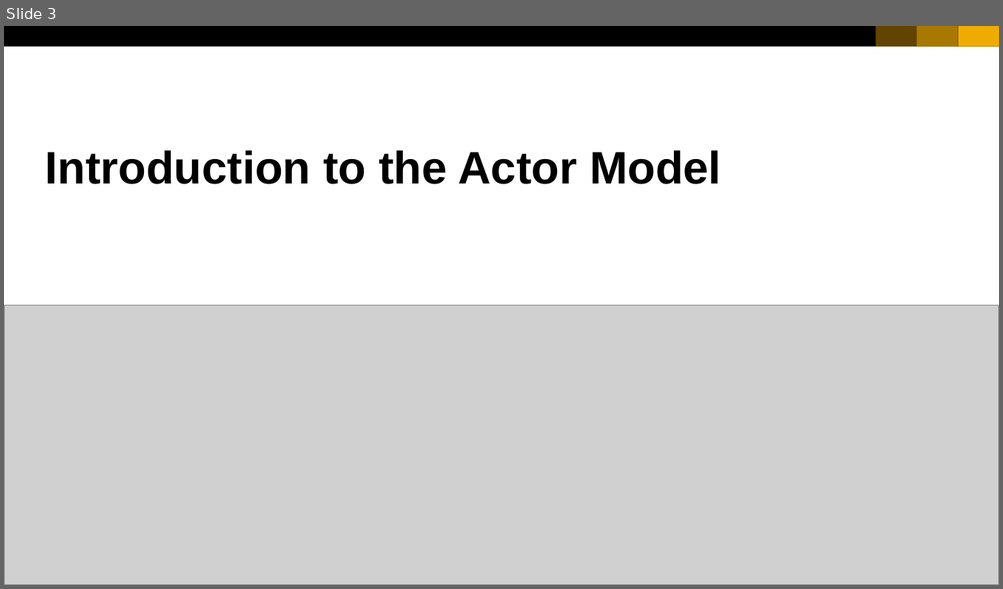
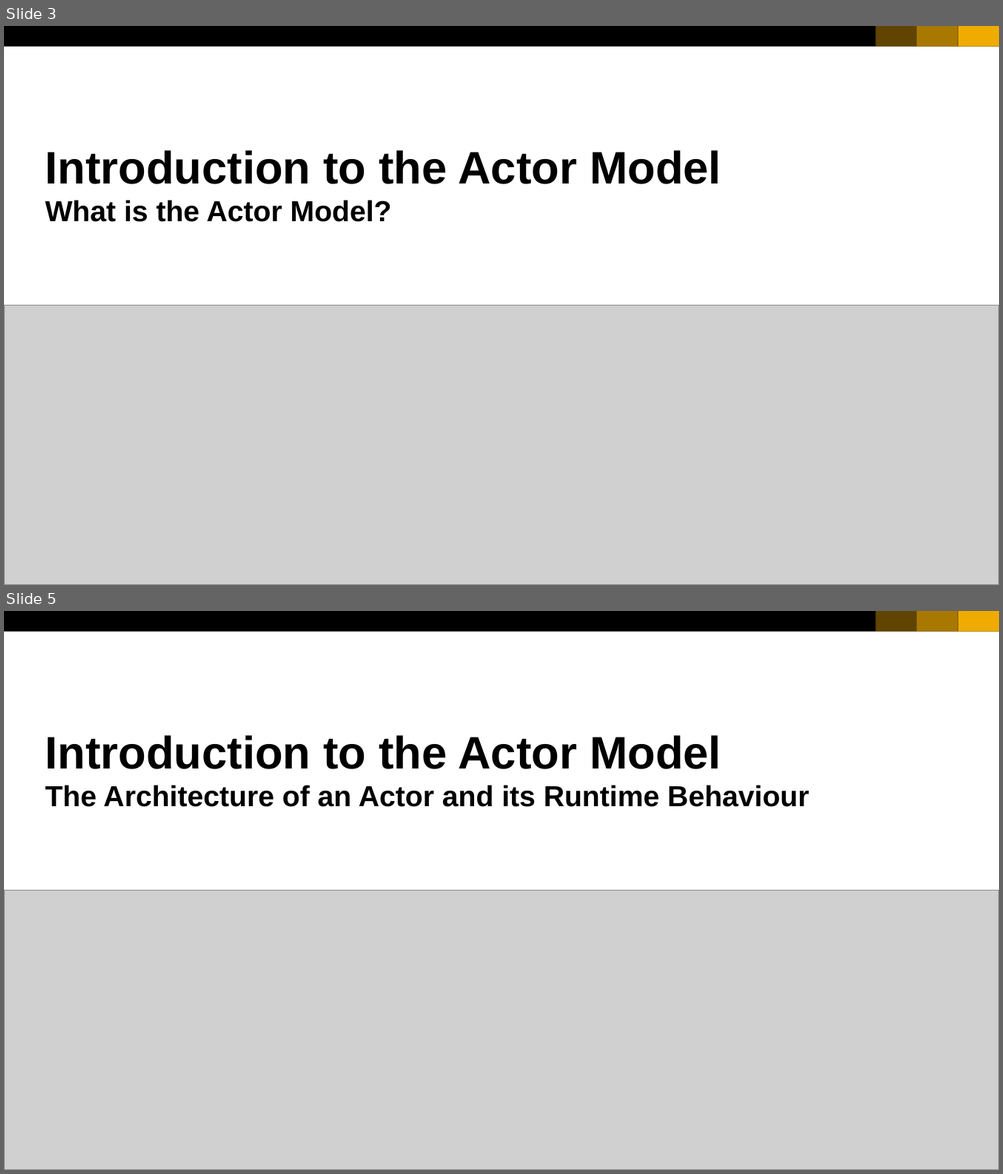
Before and after one commit to ChrisWhealy/WeatherDemo, a slide deck: documentation/Using the Actor Model.ppsx. Shown one above the other, each under a label of ours: slide 3 before the commit, slides 3 and 5 after it; the slides between them are not shown. The pictures are 1003x589 and 1003x1174 pixels, drawn with LibreOffice and Linux fonts; fonts in the diff are those of the drawing; grey boxes stand for pictures. Boxes give left, top, right and bottom in pixels: in the first picture for what was removed or moved away, otherwise in the second. Text is boxed around its words. In the diff, an @@ line names an element or a change of style, - is before the commit and + after.

Commit message:
Update Actor Model presentation

```diff
--- a/documentation/Using the Actor Model.ppsx
+++ b/documentation/Using the Actor Model.ppsx
@@ slide 5 added at (4,611,999,1170), background #FFFFFF; not listed: 4 template elements that a slide beside it also shows @@
@@ text added at (45,735,808,807), 28 pt, text #000000, bold @@
+Introduction to the Actor Model
+The Architecture of an Actor and its Runtime Behaviour
@@ picture added at (4,891,998,1170) @@
@@ slide 3 changed as well @@
@@ text at (45,200,392,222): paragraph added @@
+What is the Actor Model?
```
Also in this commit, not shown: 9 other slides changed, 6 other slides added, 2 slides removed.
